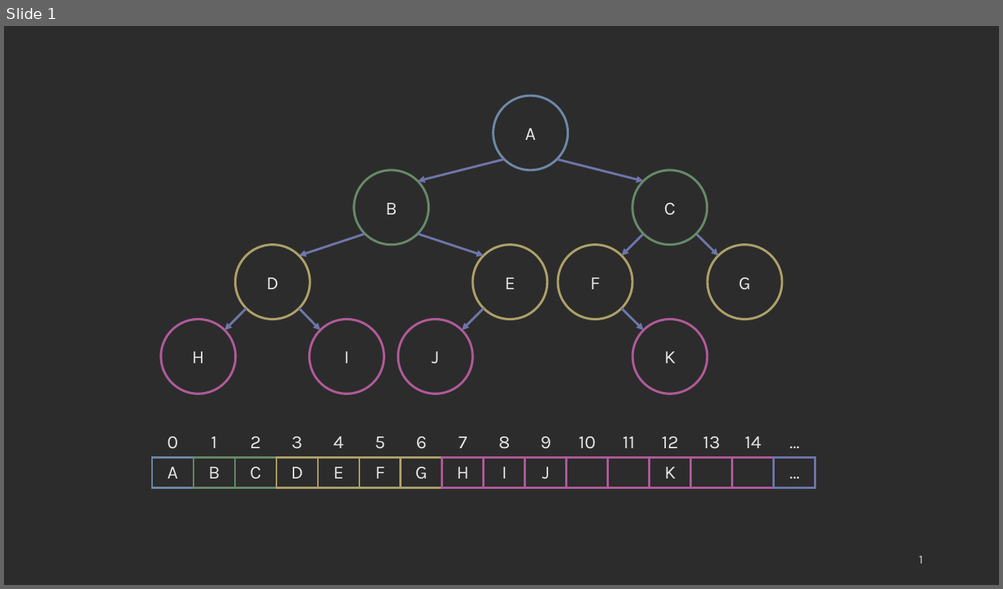
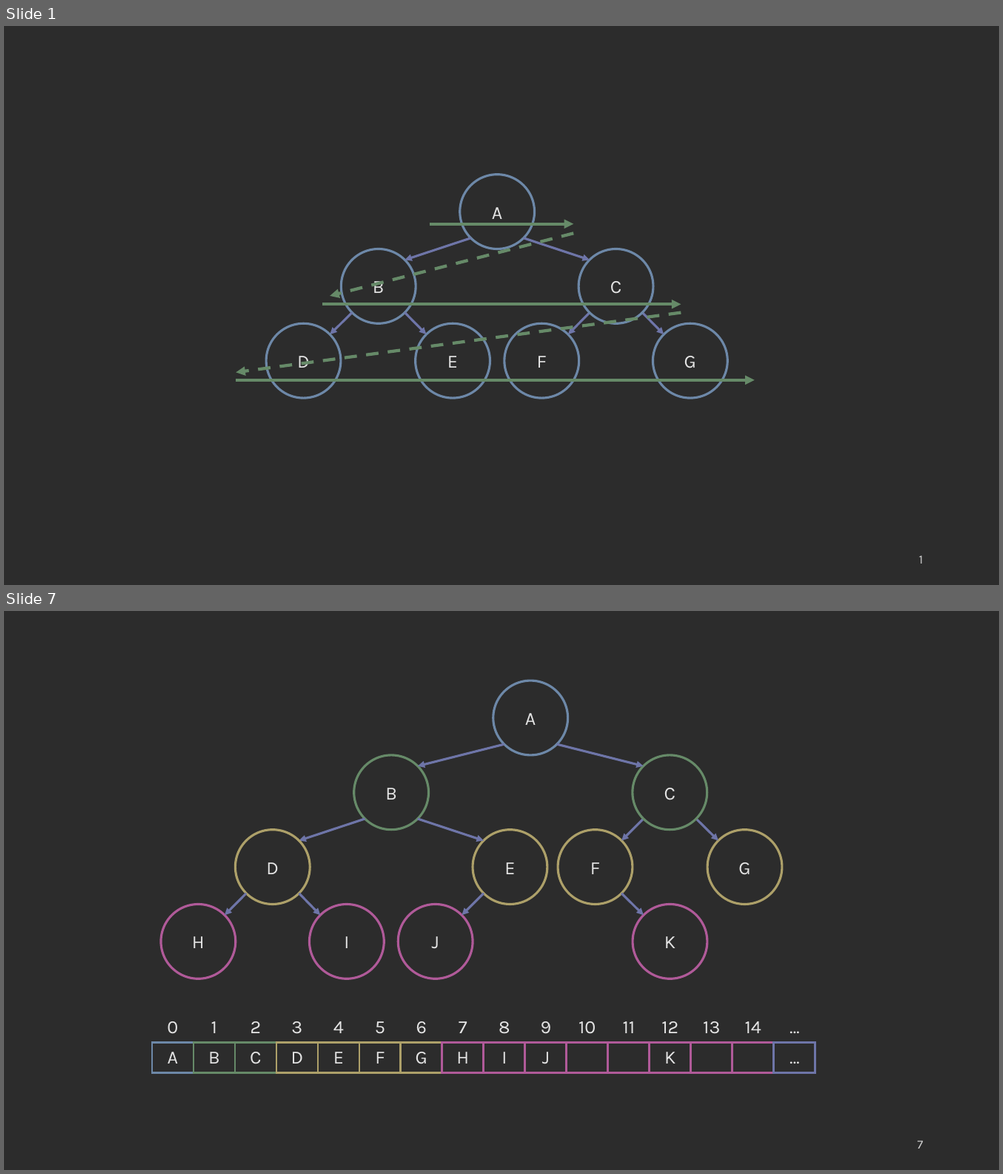
Before and after one commit to COP3530/edugator-content, a slide deck: trees/trees/images-ppt.pptx. Shown one above the other, each under a label of ours: slide 1 before the commit, slides 1 and 7 after it; the slides between them are not shown. The pictures are 1003x589 and 1003x1174 pixels, drawn with LibreOffice and Linux fonts; fonts in the diff are those of the drawing. Boxes give left, top, right and bottom in pixels: in the first picture for what was removed or moved away, otherwise in the second. Text is boxed around its words. In the diff, an @@ line names an element or a change of style, - is before the commit and + after.

```diff
--- a/trees/trees/images-ppt.pptx
+++ b/trees/trees/images-ppt.pptx
@@ slide 1 added at (4, 26, 999, 585), background #2C2C2C @@
@@ ellipse added at (460, 175, 535, 249), outline #6D88A8 2.25 pt, 18 pt, text #E4E4E4 @@
+A
@@ arrow added from (430, 224) to (573, 224), #668A68 3 pt @@
@@ arrow added from (573, 233) to (330, 296), #668A68 3 pt dashed @@
@@ arrow added from (471, 238) to (404, 261), #6E75A8 2.25 pt @@
@@ arrow added from (523, 238) to (589, 261), #6E75A8 2.25 pt @@
@@ ellipse added at (341, 249, 416, 323), outline #6D88A8 2.25 pt, 18 pt, text #E4E4E4 @@
+B
@@ ellipse added at (578, 249, 653, 323), outline #6D88A8 2.25 pt, 18 pt, text #E4E4E4 @@
+C
@@ arrow added from (680, 313) to (236, 373), #668A68 3 pt dashed @@
@@ arrow added from (322, 304) to (680, 304), #668A68 3 pt @@
@@ arrow added from (352, 313) to (330, 335), #6E75A8 2.25 pt @@
@@ arrow added from (404, 313) to (427, 335), #6E75A8 2.25 pt @@
@@ arrow added from (589, 313) to (568, 335), #6E75A8 2.25 pt @@
@@ arrow added from (642, 313) to (663, 335), #6E75A8 2.25 pt @@
@@ ellipse added at (266, 323, 341, 398), outline #6D88A8 2.25 pt, 18 pt, text #E4E4E4 @@
+D
@@ ellipse added at (415, 323, 489, 398), outline #6D88A8 2.25 pt, 18 pt, text #E4E4E4 @@
+E
@@ ellipse added at (505, 323, 579, 398), outline #6D88A8 2.25 pt, 18 pt, text #E4E4E4 @@
+F
@@ ellipse added at (653, 323, 728, 398), outline #6D88A8 2.25 pt, 18 pt, text #E4E4E4 @@
+G
@@ arrow added from (236, 380) to (754, 380), #668A68 3 pt @@
@@ page number added at (919, 556, 923, 564), 12 pt, text #D1D1D1 @@
+1
@@ what was slide 1 is now slide 7 @@
@@ page number at (917, 1141, 923, 1149): text changed @@
-1
+7
```
Also in this commit, not shown: 5 other slides added, 8 other files.
